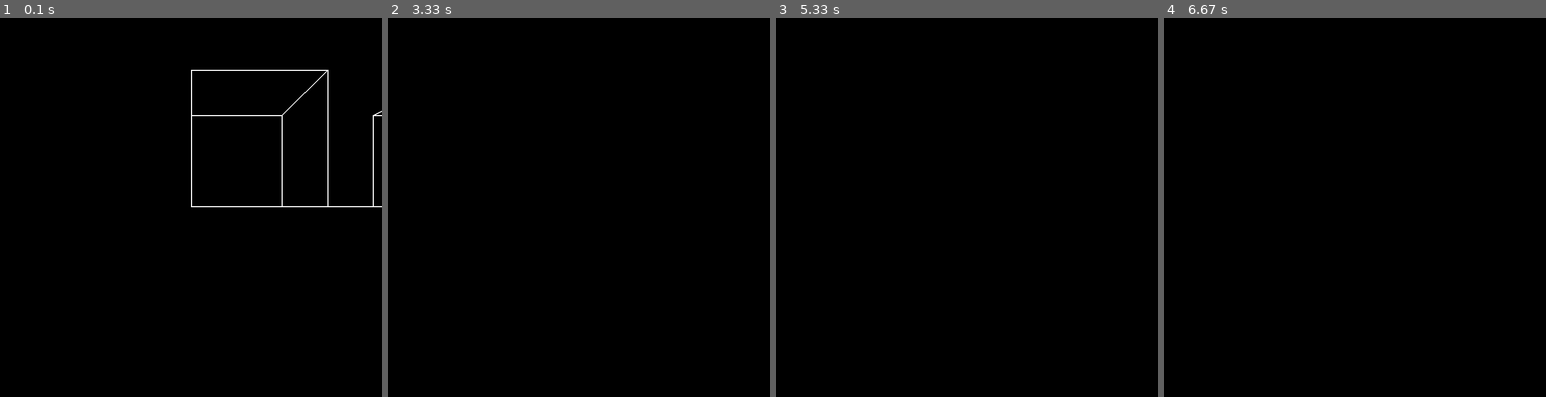
Above: before the commit, frames 1-4 (left to right).
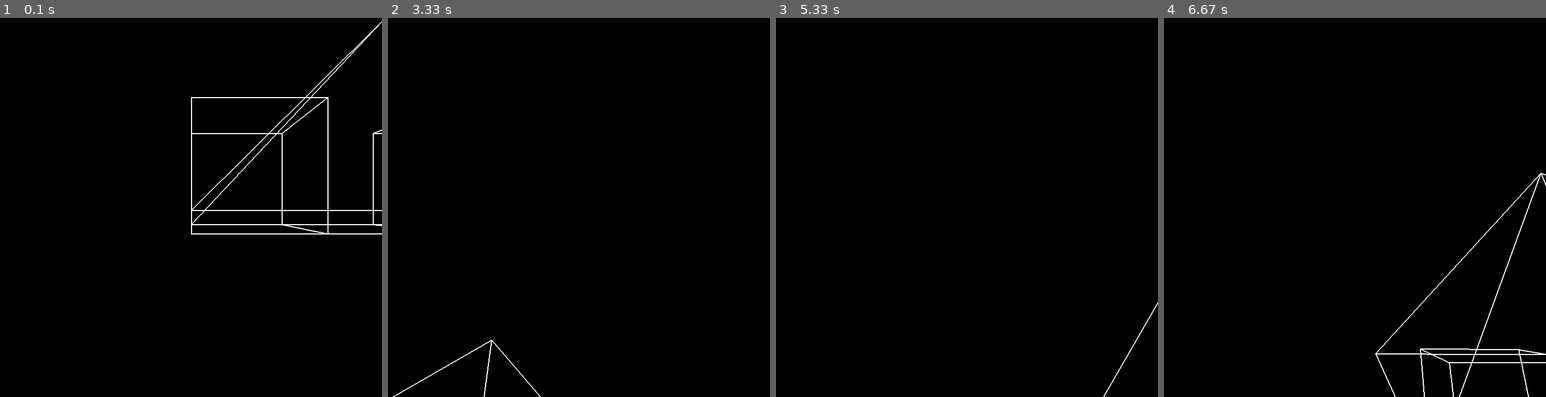
Above: after the commit, the same moments.

Repository: Anthony-Gambale/Pygame-3D
Game: pygame game, started from exmaple.py
The game is run twice, just before and just after one commit, with the same random seed, the same clock (stepped at 60 frames per second) and the same inputs.
Inputs:
- Up to frame 1 (0.1 s): no input
- Up to frame 2 (3.33 s): hold Space 0.33-0.8 s; hold Right 0.33-0.8 s; hold Shift 0.83-1.3 s; hold Right 0.83-1.3 s; hold D 0.83-1.3 s; tap Space at 0.9, 1.2, 1.9, 2.2, 2.9, 3.2 s; hold Up 1.83-2.3 s; hold W 1.83-2.3 s; hold Left from 2.83 s (still down); hold A from 2.83 s (still down)
- Up to frame 3 (5.33 s): release Left at 3.37 s; release A at 3.37 s; hold Down 3.4-3.7 s; hold S 3.4-3.7 s; tap Space at 3.47, 3.8, 4.1, 4.23, 5.3 s; hold Left 3.73-4.13 s; hold A 3.73-4.13 s; hold Up 4.17-4.53 s; hold W 4.17-4.53 s; hold Down from 5.23 s (still down); hold S from 5.23 s (still down)
- Up to frame 4 (6.67 s): release Down at 5.6 s; release S at 5.6 s; hold Left 5.63-6.1 s; hold A 5.63-6.1 s; tap Space at 5.7, 6, 6.2, 6.5 s; hold Right 6.13-6.6 s; hold D 6.13-6.6 s; hold Up from 6.63 s (still down); hold W from 6.63 s (still down)

The runs differ from the first frame. In frame 1, 1.4% of the frame differs, in the area x 50-100%, y 0-58%; in frame 2, 0.2%; in frame 3, less than 0.1%; in frame 4, 0.8%.

Commit message:
added simple gravity and jumping

Diff:
--- a/cubes_example.py
+++ b/exmaple.py
@@ -5,9 +5,11 @@
 
 # initialize pygame3D scene and models
 pygame.init()
-scene = pygame3D.Scene(700, 700) # new scene
+scene = pygame3D.Scene(700, 700, True) # new scene
 cube_model = pygame3D.read_model("models/cube_model.txt")
 plane_model = pygame3D.read_model("models/plane_model.txt")
+pyramid_model = pygame3D.read_model("models/big_pyramid.txt")
+scene.add_shape(pyramid_model, pygame3D.Vec3([0,0,300]))
 scene.add_shape(cube_model)
 scene.add_shape(cube_model.clone(), pygame3D.Vec3([200, 0, 0]))
 scene.add_shape(plane_model)
--- a/pygame3D/camera.py
+++ b/pygame3D/camera.py
@@ -9,9 +9,9 @@
 class Camera():
 
 
-    def __init__(self):
+    def __init__(self, gravity=True, height=20):
 
-        self.c = Vec3([0, 0, 0]) # initialize the c vector to be 0,0,0
+        self.c = Vec3([0, height, 0]) # initialize the c vector to be 0,0,0
         self.n = Vec3([0, 0, 1]) # normal vector, pointing into the z axis from the origin. this is the direction the camera faces
         self.k = -500 # scalar distance from c to s
         self.s = self.c.add(self.n.scale(self.k)) # define centre of screen, offset from the camera point by a scaled version of normal vector
@@ -22,6 +22,18 @@
         # when the user translates the camera, the basis vectors remain the same
         self.bx = Vec3([1, 0, 0])
         self.by = Vec3([0, 1, 0])
+
+        # gravitation
+        self.gravity = gravity
+        self.fallspeed = 0
+        self.height = height
+
+
+    def apply_gravity(self):
+        if self.gravity:
+            self.fallspeed += 0.06
+            if self.c.elems[1] - self.fallspeed <= self.height: self.c.elems[1] = self.height
+            else: self.move_down(self.fallspeed)
 
 
     def update(self):
@@ -47,9 +59,12 @@
         if keys[ord('d')]:
             self.move_right(v_mov)
         if keys[pygame.K_LSHIFT]:
-            self.move_down(v_mov)
+            if not self.gravity: self.move_down(v_mov)
         if keys[pygame.K_SPACE]:
-            self.move_up(v_mov)
+            if self.gravity:
+                if self.c.elems[1] == self.height: self.fallspeed = -4
+            else:
+                self.move_up(v_mov)
 
 
     def translate(self, m):
--- a/pygame3D/scene.py
+++ b/pygame3D/scene.py
@@ -69,7 +69,7 @@
 """Scene (shapes + camera)"""
 class Scene():
 
-    def __init__(self, width, height, title="Pygame 3D Demo", initial_shapes=[]):
+    def __init__(self, width, height, title="Pygame 3D Demo", initial_shapes=[], gravity=False):
         self.camera = Camera()
         self.shapes = initial_shapes # list of shapes in the scene
         self.width = width
@@ -83,6 +83,7 @@
 
     def refresh(self):
         # clear the previous frame
+        self.camera.apply_gravity()
         self.pygame_window.fill((0, 0, 0))
         # draw all objects in scene
         for projected_shape in pygame3D.projection.project_scene(self):
--- a/pyramid_example.py
+++ /dev/null
@@ -1,44 +0,0 @@
-
-import pygame
-import pygame3D
-
-
-# initialize pygame3D scene and models
-pygame.init()
-scene = pygame3D.Scene(700, 700) # new scene
-pyramid_model = pygame3D.read_model("models/big_pyramid.txt")
-scene.add_shape(pyramid_model, pygame3D.Vec3([100, 0, 0]))
-
-
-delay_time = 10
-v_rot = 0.002 * delay_time # radians per delay tick
-v_mov = 0.3 * delay_time # units of movement per delay tick
-
-
-running = True
-while running:
-
-    # small delay between step events. 10 steps per second
-    pygame.time.delay(delay_time)
-
-    """ process user input """
-
-    # check all events
-    for event in pygame.event.get():
-
-        # user quit the program
-        if event.type == pygame.QUIT:
-            running = False
-
-    """ key presses """
-    keys = pygame.key.get_pressed()
-
-    scene.camera.move(keys, v_mov, v_rot)
-
-    """ draw current scene """
-    scene.refresh()
-
-    # update the display
-    pygame.display.update()
-
-pygame.quit()
